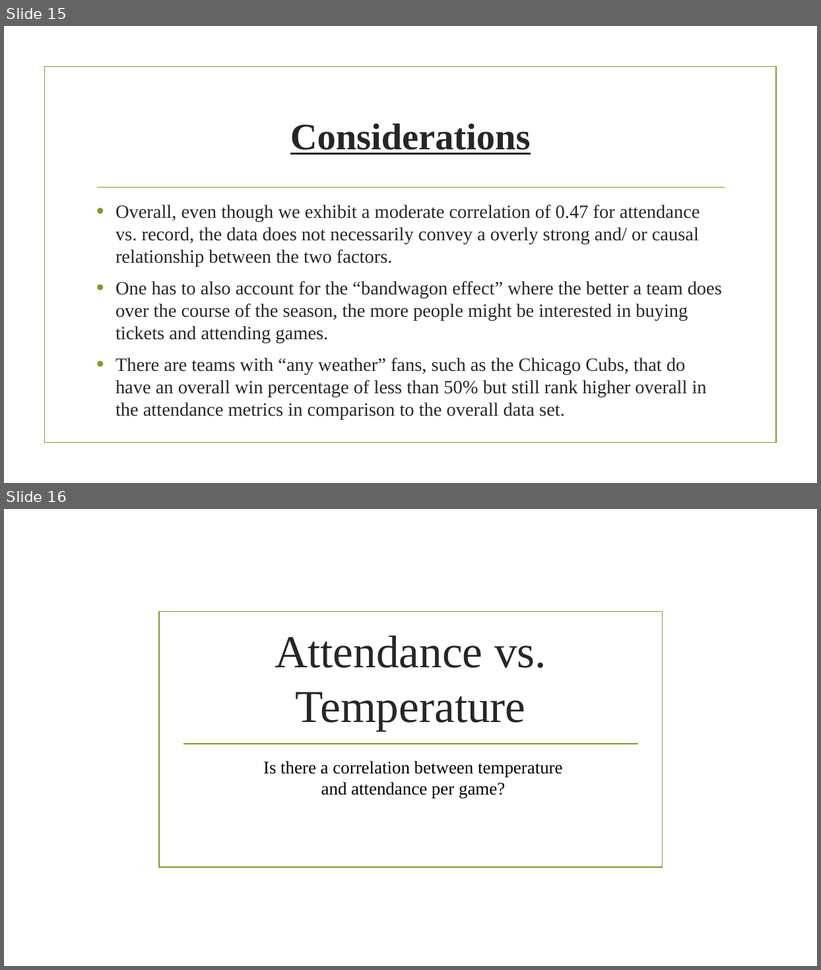
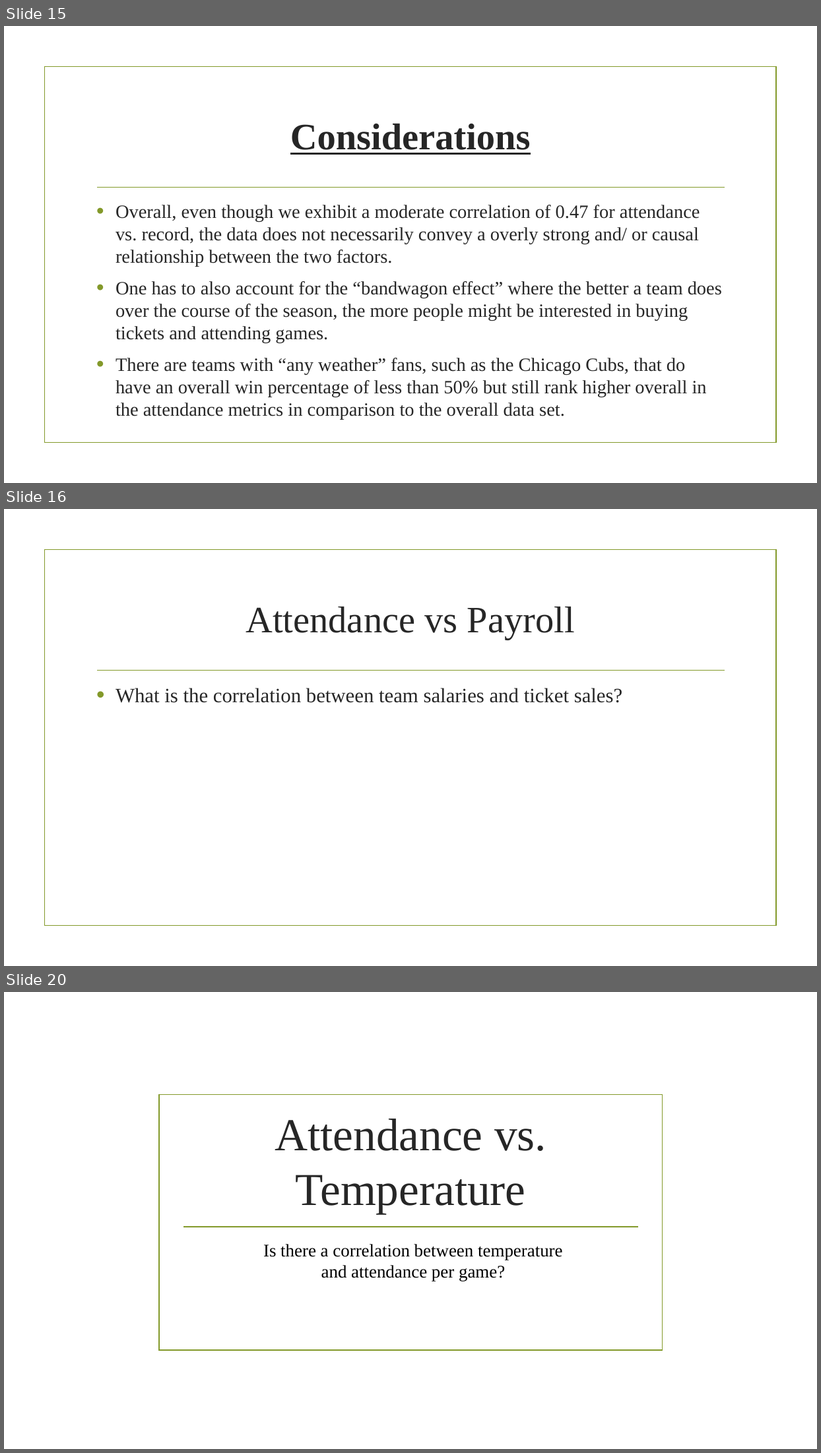
Before and after one commit to Dshashek/Red-Team-Project-1, a slide deck: Slides/Red Team Presentation.pptx. Shown one above the other, each under a label of ours: slides 15 and 16 before the commit, slides 15, 16 and 20 after it; the slides between them are not shown. The pictures are 821x970 and 821x1453 pixels, drawn with LibreOffice and Linux fonts; fonts in the diff are those of the drawing; background and template pictures are left out. Boxes give left, top, right and bottom in pixels: in the first picture for what was removed or moved away, otherwise in the second. Text is boxed around its words. In the diff, an @@ line names an element or a change of style, - is before the commit and + after.

Commit message:
added placeholder slides for payroll and made minor revisions

```diff
--- a/Slides/Red Team Presentation.pptx
+++ b/Slides/Red Team Presentation.pptx
@@ slide 16 added at bbox=[4, 509, 817, 966], background picture (left out); not listed: 2 template elements that a slide beside it also shows @@
@@ title added at bbox=[246, 607, 575, 640], 44 pt, text #262626 @@
+Attendance vs Payroll
@@ text added at bbox=[116, 688, 622, 703], 24 pt, text #262626 @@
+• What is the correlation between team salaries and ticket sales?
@@ what was slide 16 is now slide 20 @@
```
Also in this commit, not shown: 3 slides changed, 4 other slides added.
